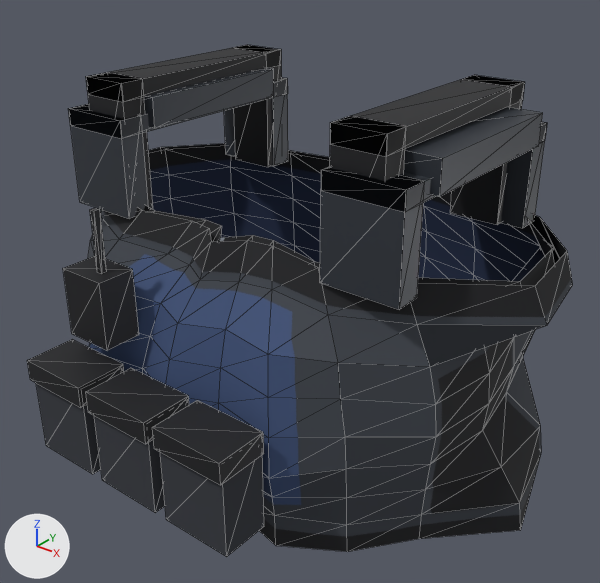
What one commit did to the glTF model assets/models/vests.glb.
Camera for both pictures: a 50 mm camera at (0.576, -0.672, 1.578) aimed at (0.027, 0.014, 1.153). Arrows for +X, +Y and +Z are at lower left; the lights stay in place. The picture after the commit comes second. Mesh edges are drawn as thin lines. Vertices at exactly the same position are counted once.

Objects in the first picture: 'vest_heavy', 'vest_light'.
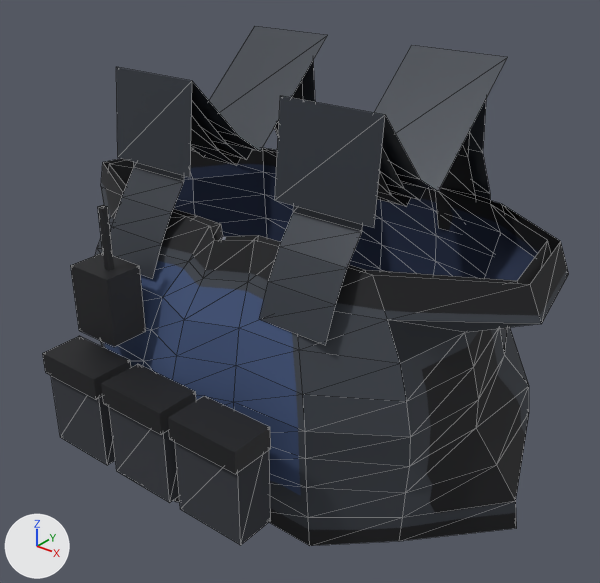
Changed parts and their boxes [x1, y1, x2, y2] in the pictures (600 x 583 px; the box of a moved part takes in the faces that stretch with it):
'vest_heavy', reshaped (6% taller): before [27, 68, 573, 557]; after [51, 26, 569, 546]
'vest_light', reshaped: before [86, 45, 555, 286]; after [109, 81, 551, 284]
part 1 of me_vest_heavy, added: after [51, 376, 115, 465]
part 2 of me_vest_heavy, added: after [109, 407, 179, 503]
part 3 of me_vest_heavy, added: after [175, 442, 271, 545]
part 4 of me_vest_heavy, moved or reshaped (not visible afterwards): before [63, 256, 139, 351]
part 5 of me_vest_heavy, moved or reshaped (not visible afterwards): before [90, 208, 107, 274]
part 6 of me_vest_heavy, rebuilt: before [88, 143, 573, 552]; after [95, 148, 569, 546]
part 7 of me_vest_heavy, added: after [110, 62, 315, 279]
part 8 of me_vest_heavy, added: after [259, 100, 490, 345]
part 9 of me_vest_heavy, deleted: before [27, 68, 543, 557]
part 10 of me_vest_heavy, moved or reshaped: before [68, 78, 547, 309]; after [116, 26, 508, 228]
part 11 of me_vest_light, rebuilt (8% wider): before [144, 146, 555, 286]; after [109, 148, 551, 284]
part 12 of me_vest_light, added: after [191, 81, 303, 166]
part 13 of me_vest_light, added (black): after [377, 131, 476, 231]
part 14 of me_vest_light, deleted (black): before [86, 45, 282, 209]
part 15 of me_vest_light, deleted (black): before [330, 75, 525, 225]

What changed in the scene script:
```text
Add mat_rj_vest_light_black:
    mat_rj_vest_light_black = principled_material('RJ_Vest_light_Black')
    mat_rj_vest_light_black.base_color = (0.00802, 0.00857, 0.011)  # black #16171b
    mat_rj_vest_light_black.roughness = 0.6
Change me_vest_heavy:
    used by ob_vest_heavy; location = (0.0, 0.0, 0.0)
    remove me_vest_heavy.from_pydata(...)  # 300 vertices, 512 faces; spans x -0.326..0.326, y -0.246..0.267, z 0.95..1.371
    add me_vest_heavy.from_pydata(...)  # 272 vertices, 408 faces; spans x -0.321..0.321, y -0.226..0.257, z 0.95..1.416
    me_vest_heavy part 1: a new loose piece, a box spanning x -0.143..-0.059, y -0.221..-0.176, z 1.001..1.111, in mat_rj_fabric (dark grey #34373e)
    me_vest_heavy part 2: a new loose piece, a box spanning x -0.043..0.041, y -0.221..-0.176, z 1.001..1.111, in mat_rj_fabric (dark grey #34373e)
    me_vest_heavy part 3: a new loose piece, a box spanning x 0.057..0.141, y -0.221..-0.176, z 1.001..1.111, in mat_rj_fabric (dark grey #34373e)
    me_vest_heavy part 4: the loose piece of 8 vertices spanning x -0.13..-0.07, y -0.196..-0.151, z 1.133..1.213 is moved by (0.0, 0.01, 0.0)
    me_vest_heavy part 5: the loose piece of 8 vertices spanning x -0.093..-0.086, y -0.179..-0.172, z 1.213..1.283 is moved by (0.0, 0.01, 0.0)
    me_vest_heavy part 6: the loose piece of 180 vertices spanning x -0.326..0.326, y -0.195..0.267, z 0.95..1.247 is rebuilt with 144 vertices and now spans x -0.321..0.321, y -0.185..0.257, z 0.95..1.247
    me_vest_heavy part 7: a new loose piece of 22 vertices spanning x -0.161..-0.077, y -0.118..0.226, z 1.187..1.405, in mat_rj_steeldark (dark grey #3a3f47)
    me_vest_heavy part 8: a new loose piece of 22 vertices spanning x 0.079..0.163, y -0.117..0.225, z 1.187..1.405, in mat_rj_steeldark (dark grey #3a3f47)
    me_vest_heavy part 9: 8 loose pieces with 64 vertices, spanning x -0.237..0.238, y -0.246..0.153, z 1.001..1.371, are deleted
    me_vest_heavy part 10: 40 vertices removed from x -0.227..0.228, y -0.094..0.193, z 1.237..1.351; 20 vertices added at x -0.179..0.181, y -0.069..0.177, z 1.296..1.416
    other edits to the shape of me_vest_heavy do not show in these pictures
Change me_vest_light:
    used by ob_vest_light; location = (0.0, 0.0, 0.0)
    remove me_vest_light.from_pydata(...)  # 220 vertices, 392 faces; spans x -0.311..0.311, y -0.165..0.232, z 0.95..1.392
    add me_vest_light.from_pydata(...)  # 188 vertices, 296 faces; spans x -0.308..0.308, y -0.168..0.229, z 0.95..1.397
    me_vest_light part 11: the loose piece of 180 vertices spanning x -0.311..0.311, y -0.165..0.232, z 0.95..1.247 is rebuilt with 144 vertices and now spans x -0.308..0.308, y -0.168..0.229, z 0.95..1.247
    me_vest_light part 12: a new loose piece of 22 vertices spanning x -0.147..-0.091, y -0.108..0.216, z 1.187..1.397, in mat_rj_vest_light_black (black #16171b)
    me_vest_light part 13: a new loose piece of 22 vertices spanning x 0.093..0.149, y -0.107..0.215, z 1.187..1.397, in mat_rj_vest_light_black (black #16171b)
    me_vest_light part 14
    20 vertices are removed from x -0.2..-0.14, y -0.085..0.184, z 1.237..1.389
    36 faces are deleted
    me_vest_light part 15
    20 vertices are removed from x 0.141..0.201, y -0.086..0.181, z 1.237..1.392
    36 faces are deleted
    remove me_vest_light.materials.append(mat_rj_black)  # black #16171b
    add me_vest_light.materials.append(mat_rj_vest_light_black)  # black #16171b
```
